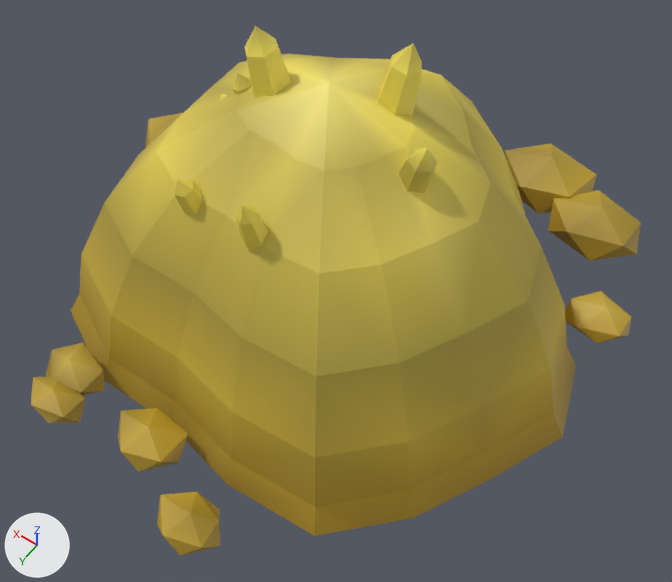
One commit to the glTF model game/assets/nature/biome/crystal_sulphur.glb: the scene before it, then after it.
One viewpoint serves both versions: a 50 mm lens placed at (-0.945, 1.231, 1.938), pointed at (-0.161, 0.133, 0.213). Arrows for +X, +Y and +Z are at lower left; the lights stay in place. The first picture is the older version. Vertices at exactly the same position are counted once.

Script lines for the objects in view, before the commit:
```python
me_crystal_sulphur = bpy.data.meshes.new('crystal_sulphur')
me_crystal_sulphur.from_pydata(...)  # 320 vertices, 568 faces; spans x -0.7..0.81, y -0.79..0.77, z -0.05..0.79
me_crystal_sulphur.materials.append(mat_biome_vcol)
ob_crystal_sulphur = bpy.data.objects.new('crystal_sulphur', me_crystal_sulphur)
ob_crystal_sulphur.location = (-0.057, 0.012, 0.0)
```
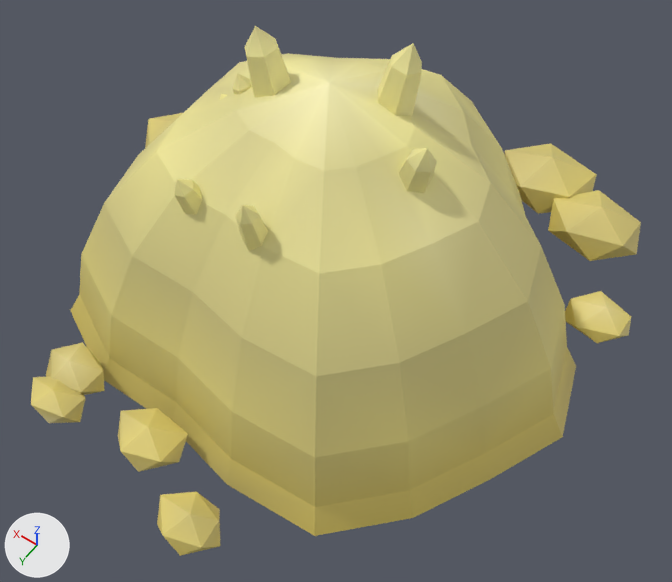
What the commit changed:
me_crystal_sulphur has 320 vertices, 568 faces and spans x -0.7..0.81, y -0.79..0.77, z -0.05..0.79.
me_crystal_sulphur is used by ob_crystal_sulphur; location (-0.057, 0.012, 0.0).
me_crystal_sulphur part 1: 340 faces centred in x -0.69..0.79, y -0.78..0.76, z -0.05..0.6 are repainted in the vertex colours; the middle colour goes from yellow #b1952a to yellow #d9c971.
me_crystal_sulphur part 2: 228 faces centred in x -0.41..0.43, y -0.53..0.33, z 0.24..0.76 are repainted in the vertex colours; the middle colour goes from yellow #e6d052 to yellow #f4e999.

Where the change shows, as pixel boxes (x1, y1, x2, y2) in the pictures (672 x 582 px):
part 1 of me_crystal_sulphur, recoloured (lighter)
    both: (31, 113, 641, 556)
part 2 of me_crystal_sulphur, recoloured
    both: (105, 26, 526, 363)
